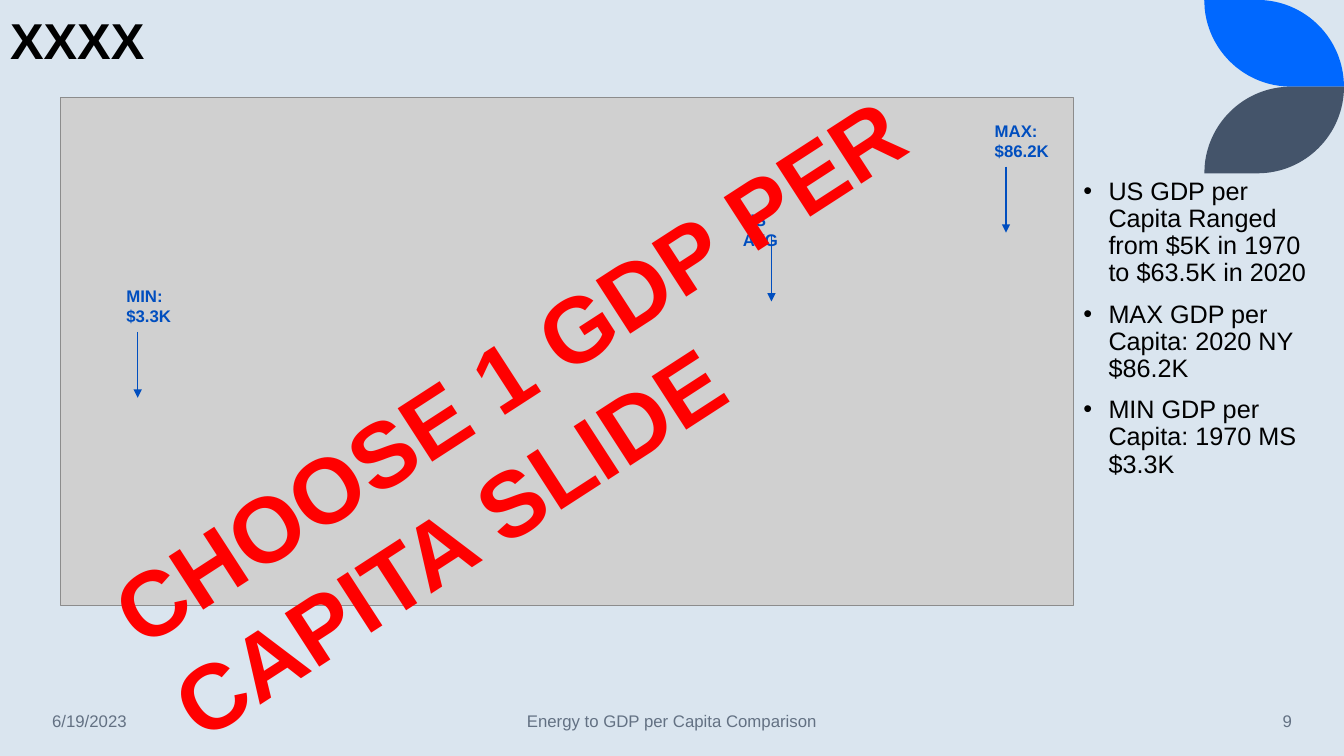
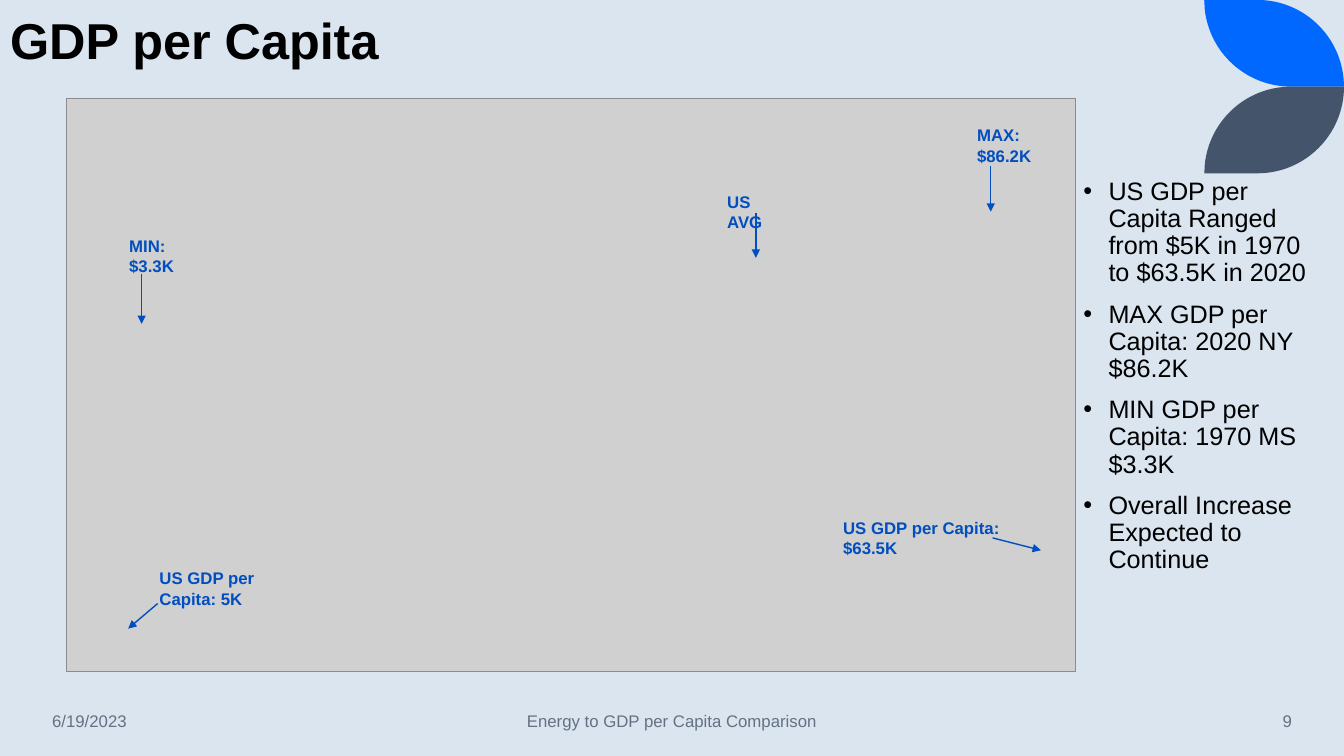
Before and after one commit to lawrence-haggerty/haggerty_energy_gdp_capstone, a slide deck: slide 9 of presentation/haggerty_energy_gdp_1.pptx. Drawn at 1344x756 pixels with LibreOffice and Linux fonts; fonts in the diff are those of the drawing; grey boxes stand for pictures. Boxes give left, top, right and bottom in pixels: in the first picture for what was removed or moved away, otherwise in the second. Text is boxed around its words. In the diff, an @@ line names an element or a change of style, - is before the commit and + after.

```diff
--- a/presentation/haggerty_energy_gdp_1.pptx
+++ b/presentation/haggerty_energy_gdp_1.pptx
@@ text at box(10, 22, 379, 69): text changed @@
-XXXX
+GDP per Capita
@@ picture: place and size @@
-picture at box(60, 98, 1074, 606)
+picture at box(67, 98, 1076, 671)
@@ text "MAX: $86.2K": place and size @@
-text "MAX: $86.2K" at box(995, 125, 1049, 158)
+text "MAX: $86.2K" at box(977, 129, 1031, 163)
@@ arrow moved from (1006, 166) - (1006, 233) to (991, 165) - (991, 212) @@
@@ text "US AVG": place and size @@
-text "US AVG" at box(743, 213, 778, 251)
+text "US AVG" at box(727, 196, 762, 233)
@@ text "MIN: $3.3K": place and size @@
-text "MIN: $3.3K" at box(126, 290, 171, 323)
+text "MIN: $3.3K" at box(129, 240, 174, 276)
@@ arrow moved from (771, 236) - (771, 301) to (756, 213) - (756, 258) @@
@@ arrow moved from (138, 332) - (138, 398) to (142, 274) - (142, 324) @@
@@ text at box(1109, 495, 1292, 569): paragraph added @@
+• Overall Increase Expected to Continue
@@ text added at box(843, 522, 1000, 555), 12 pt, text #004EBF, bold @@
+US GDP per Capita: $63.5K
@@ arrow added from (993, 538) to (1042, 551), #004EBF 1 pt @@
@@ text "US GDP per Capita: 5K" at box(159, 572, 254, 609): rotation 327 to 0 degrees @@
@@ text at box(159, 572, 254, 609): text changed; size 66 to 12 pt; text colour #FF0000 to #004EBF @@
-CHOOSE 1 GDP PER CAPITA SLIDE
+US GDP per Capita: 5K
@@ arrow added from (157, 604) to (128, 629), #004EBF 1 pt @@
```
Also in this commit, not shown: 12 other slides changed, 5 slides added, 39 slides removed, 1 other file.
